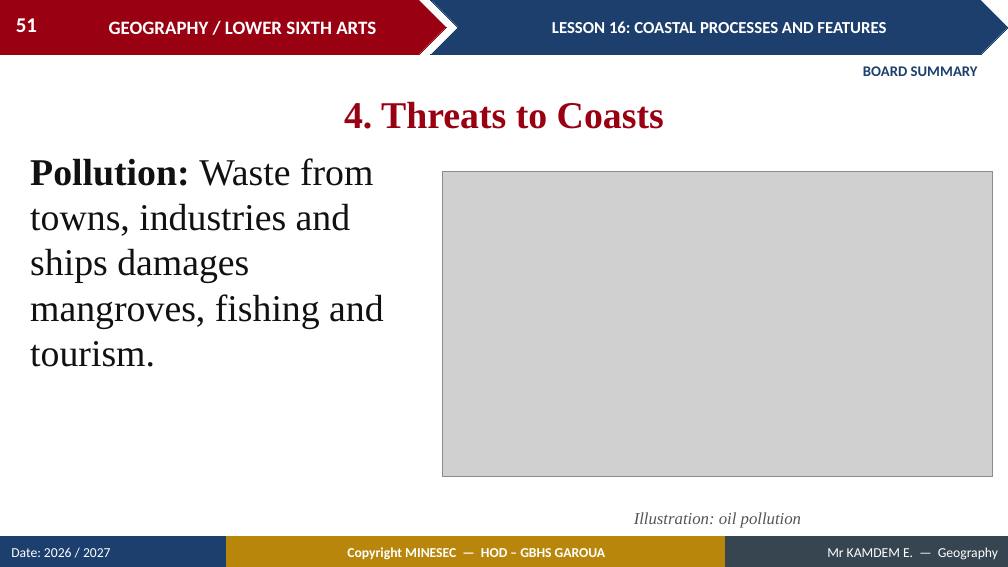
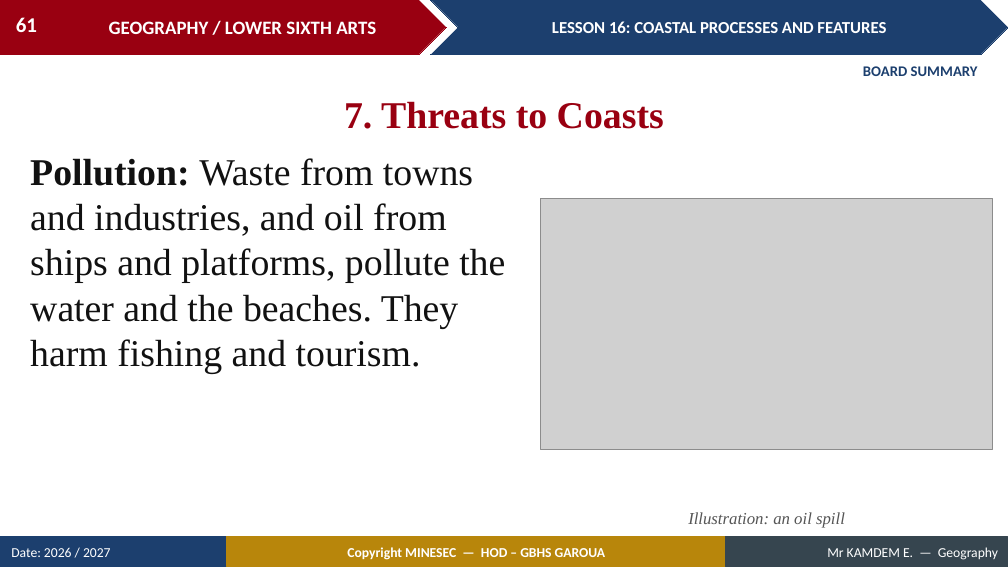
Before and after one commit to Berthautk/linea-github, a slide deck: slide 61 of lecons/LSA/Geomorphology/18_LSA_GEOMO_L16_Coastal_Processes_and_Features.pptx (slide 51 before the commit). Drawn at 1008x567 pixels with LibreOffice and Linux fonts; fonts in the diff are those of the drawing; grey boxes stand for pictures. Boxes give left, top, right and bottom in pixels: in the first picture for what was removed or moved away, otherwise in the second. Text is boxed around its words. In the diff, an @@ line names an element or a change of style, - is before the commit and + after.

```diff
--- a/lecons/LSA/Geomorphology/18_LSA_GEOMO_L16_Coastal_Processes_and_Features.pptx
+++ b/lecons/LSA/Geomorphology/18_LSA_GEOMO_L16_Coastal_Processes_and_Features.pptx
@@ page number at (x1=16, y1=17, x2=37, y2=32): text changed @@
-51
+61
@@ text at (x1=344, y1=101, x2=664, y2=129): text changed @@
-4. Threats to Coasts
+7. Threats to Coasts
@@ text at (x1=30, y1=158, x2=505, y2=374): text changed @@
-Pollution: Waste from towns, industries and ships damages mangroves, fishing and tourism.
+Pollution: Waste from towns and industries, and oil from ships and platforms, pollute the water and the beaches. They harm fishing and tourism.
@@ picture resized from (x1=442, y1=172, x2=993, y2=477) to (x1=541, y1=199, x2=993, y2=450) @@
@@ text at (x1=688, y1=512, x2=845, y2=528): text changed @@
-Illustration: oil pollution
+Illustration: an oil spill
```
Also in this commit, not shown: 14 other slides changed, 14 slides added, 3 slides removed, 20 other files.
